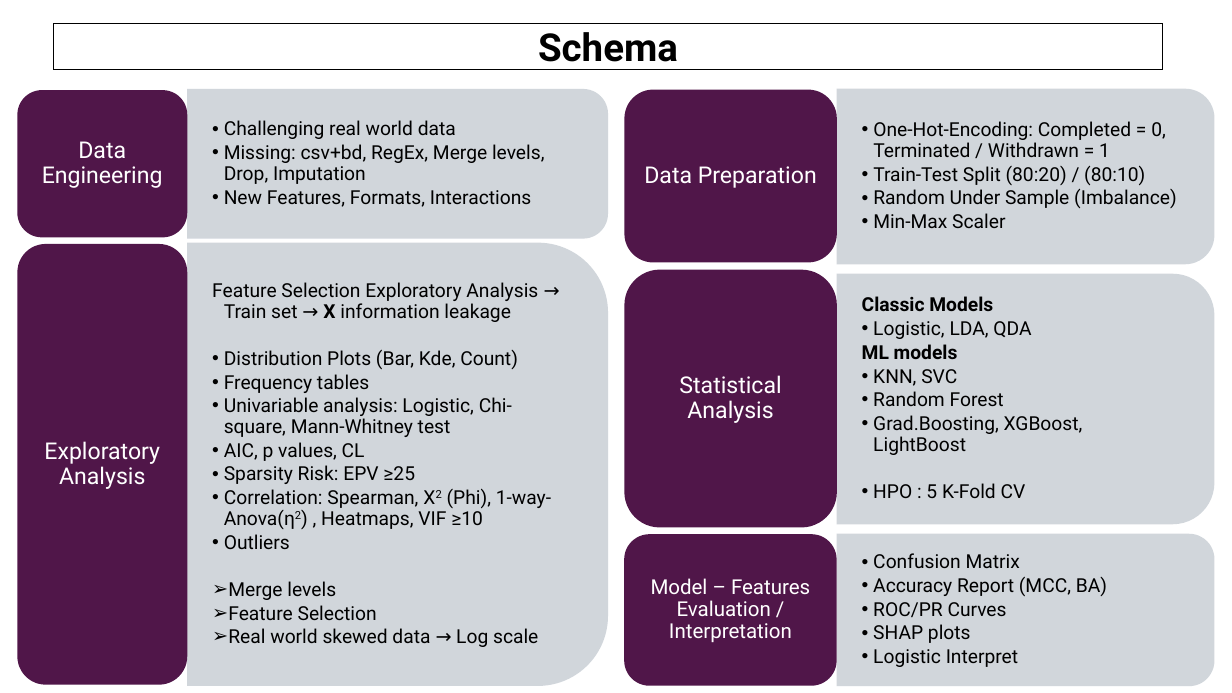
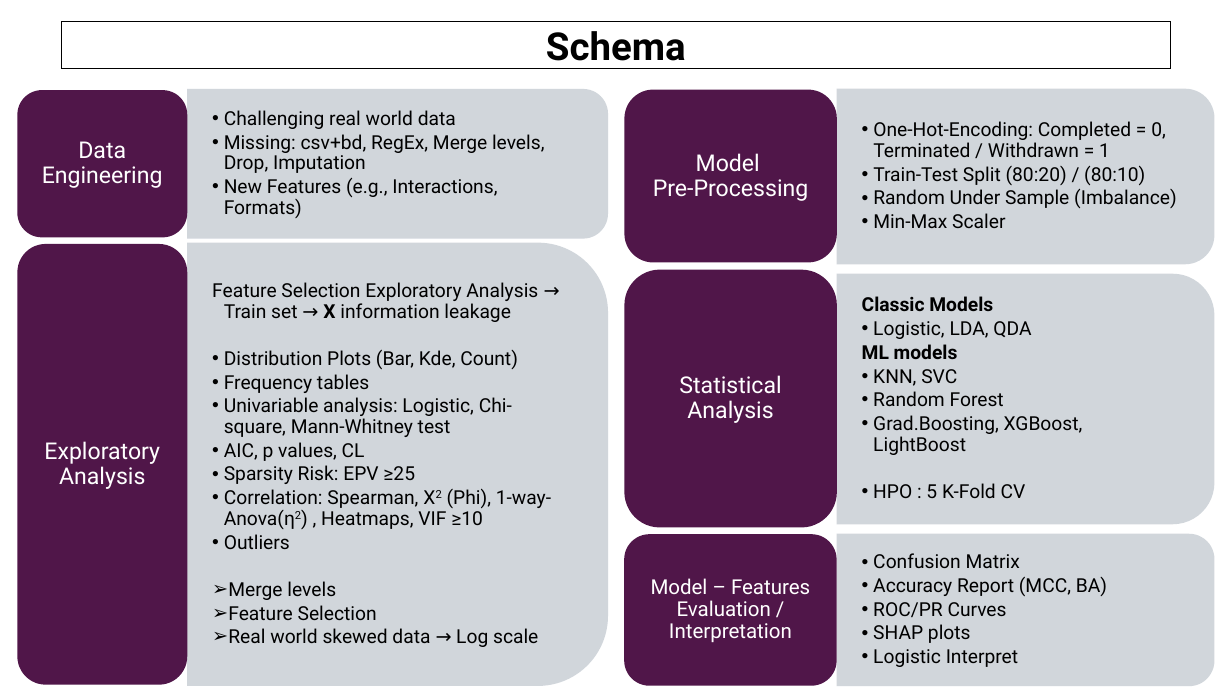
Before and after one commit to AndreouEugenia/Thesis, a slide deck: slide 9 of Thesis_Presentation.pptx. Drawn at 1232x693 pixels with LibreOffice and Linux fonts; fonts in the diff are those of the drawing; background and template pictures are left out. Boxes give left, top, right and bottom in pixels: in the first picture for what was removed or moved away, otherwise in the second. Text is boxed around its words. In the diff, an @@ line names an element or a change of style, - is before the commit and + after.

```diff
--- a/Thesis_Presentation.pptx
+++ b/Thesis_Presentation.pptx
@@ rectangle "Schema" moved from (x1=54, y1=23, x2=1163, y2=69) to (x1=62, y1=22, x2=1171, y2=68) @@
@@ text at (x1=224, y1=178, x2=497, y2=218): text changed @@
-  • New Features, Formats, Interactions
+  • New Features (e.g., Interactions, Formats)
@@ text at (x1=653, y1=153, x2=809, y2=201): text changed @@
-Data Preparation
+Model
+Pre-Processing
```
Also in this commit, not shown: 11 other slides changed, 8 other files.
